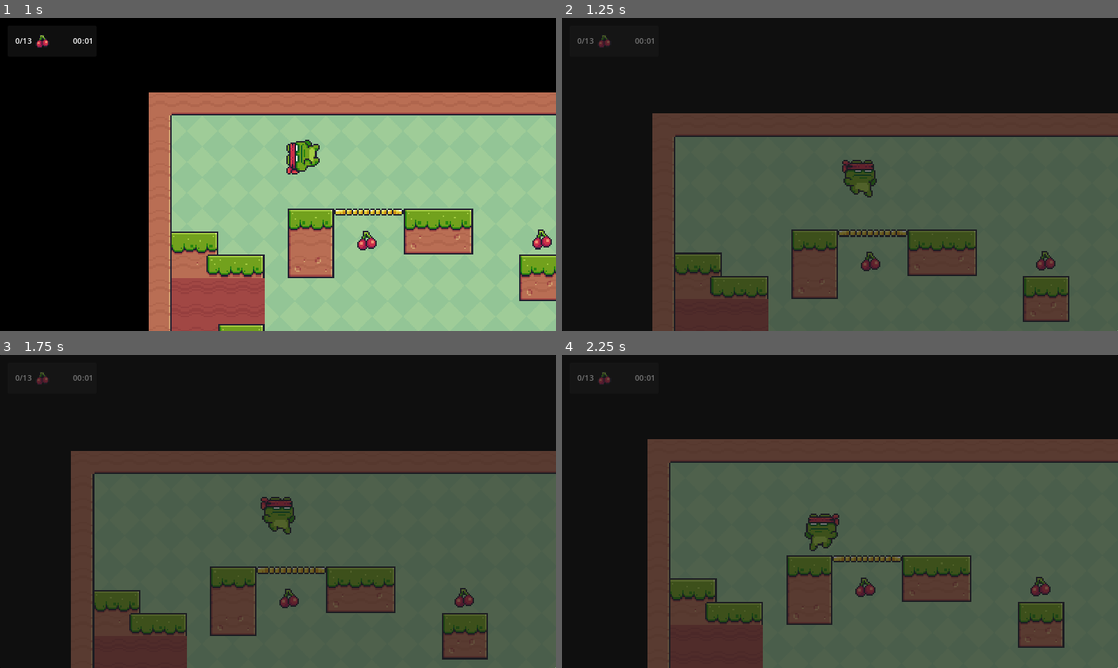
Above: before the commit, frames 1-4 (two rows, left to right).
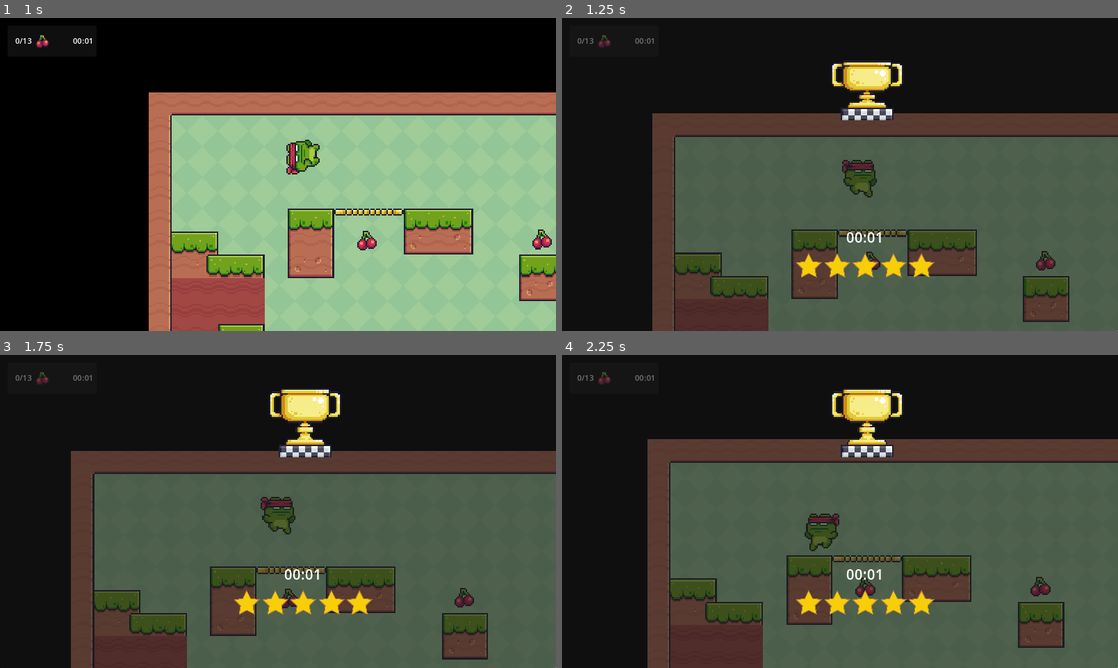
Above: after the commit, the same moments.

Repository: jvgpinheiro/2d-platform-game
Game: Godot game, scene res://main.tscn
Two runs of this game, one before a commit and one after it. Both use one fixed random seed, a clock stepped at 60 frames per second and the inputs below.
Inputs:
- Up to frame 1 (1 s): hold Right (right) from 0.53 s (still down); tap L (finish_scene) at 0.6 s; tap Up (jump) at 0.77 s
- Up to frame 2 (1.25 s): keep holding Right (right)
- Up to frame 3 (1.75 s): keep holding Right (right); tap L (finish_scene) at 1.35 s; tap Up (jump) at 1.52 s
- Up to frame 4 (2.25 s): tap Enter at 2 s; release Right (right) at 2.03 s; hold Left (left) from 2.03 s (still down); tap O (resume) at 2.1 s

Frame 1 is identical in both runs. In frame 2, 2.6% of the frame differs, in the area x 42-67%, y 13-83%; in frame 3, 2.8%, in the area x 42-67%, y 10-83%; in frame 4, 2.8%.

Commit message:
Implements finish scene screen

Diff:
--- a/game_manager.gd
+++ b/game_manager.gd
@@ -112,16 +112,31 @@
 	if isFinished:
 		return
 	var accumlated_time_elapsed = total_time_elapsed
+	var stars_rating = get_scene_star_rating()
 	var result = {
-		max_points: max_points,
-		points: points,
-		scene_time_elapsed: scene_time_elapsed,
-		accumlated_time_elapsed: total_time_elapsed,
+		"max_points": max_points,
+		"points": points,
+		"scene_time_elapsed": scene_time_elapsed,
+		"accumlated_time_elapsed": total_time_elapsed,
+		"stars_rating": stars_rating,
 	}
 	finished_scenes_results.push_back(result)
 	#Scene finish delayed timer
 	finished_scene_timer.start()
 	finish_game()
+
+
+func get_scene_star_rating():
+	var safe_time = round(scene_time_elapsed)
+	if safe_time <= 21:
+		return 5
+	if safe_time <= 27:
+		return 4
+	if safe_time <= 35:
+		return 3
+	if safe_time <= 48:
+		return 2
+	return 1
 
 
 func finish_game():
--- a/main.tscn
+++ b/main.tscn
@@ -9,6 +9,11 @@
 [ext_resource type="Script" path="res://game_manager.gd" id="5_as1b3"]
 [ext_resource type="PackedScene" uid="uid://i12jx2k7s6ho" path="res://scenes/score_panel.tscn" id="8_nnb78"]
 [ext_resource type="Script" path="res://scenes/game_over_panel.gd" id="9_oiqgk"]
+[ext_resource type="Texture2D" uid="uid://qucedk217bit" path="res://End (Idle).png" id="10_inq2y"]
+[ext_resource type="Script" path="res://scenes/trophy.gd" id="10_l5y1e"]
+[ext_resource type="Texture2D" uid="uid://cse8d1huypnc8" path="res://End (Pressed) (64x64).png" id="11_g03sq"]
+[ext_resource type="Script" path="res://scenes/rating.gd" id="13_csvju"]
+[ext_resource type="Texture2D" uid="uid://xgg7txt1salr" path="res://Five Stars.png" id="14_f0jht"]
 
 [sub_resource type="GDScript" id="GDScript_foxnp"]
 script/source = "extends Node
@@ -774,6 +779,82 @@
 physics_layer_1/collision_layer = 1
 sources/0 = SubResource("TileSetAtlasSource_xy4ks")
 
+[sub_resource type="AtlasTexture" id="AtlasTexture_0aamw"]
+atlas = ExtResource("11_g03sq")
+region = Rect2(0, 0, 64, 64)
+
+[sub_resource type="AtlasTexture" id="AtlasTexture_km8bv"]
+atlas = ExtResource("11_g03sq")
+region = Rect2(64, 0, 64, 64)
+
+[sub_resource type="AtlasTexture" id="AtlasTexture_nphif"]
+atlas = ExtResource("11_g03sq")
+region = Rect2(128, 0, 64, 64)
+
+[sub_resource type="AtlasTexture" id="AtlasTexture_7a2tp"]
+atlas = ExtResource("11_g03sq")
+region = Rect2(192, 0, 64, 64)
+
+[sub_resource type="AtlasTexture" id="AtlasTexture_fbyo3"]
+atlas = ExtResource("11_g03sq")
+region = Rect2(256, 0, 64, 64)
+
+[sub_resource type="AtlasTexture" id="AtlasTexture_aq5oo"]
+atlas = ExtResource("11_g03sq")
+region = Rect2(320, 0, 64, 64)
+
+[sub_resource type="AtlasTexture" id="AtlasTexture_sqmeb"]
+atlas = ExtResource("11_g03sq")
+region = Rect2(384, 0, 64, 64)
+
+[sub_resource type="AtlasTexture" id="AtlasTexture_14351"]
+atlas = ExtResource("11_g03sq")
+region = Rect2(448, 0, 64, 64)
+
+[sub_resource type="AtlasTexture" id="AtlasTexture_ofotg"]
+atlas = ExtResource("10_inq2y")
+region = Rect2(0, 0, 64, 64)
+
+[sub_resource type="SpriteFrames" id="SpriteFrames_2v6qo"]
+animations = [{
+"frames": [{
+"duration": 1.0,
+"texture": SubResource("AtlasTexture_0aamw")
+}, {
+"duration": 1.0,
+"texture": SubResource("AtlasTexture_km8bv")
+}, {
+"duration": 1.0,
+"texture": SubResource("AtlasTexture_nphif")
+}, {
+"duration": 1.0,
+"texture": SubResource("AtlasTexture_7a2tp")
+}, {
+"duration": 1.0,
+"texture": SubResource("AtlasTexture_fbyo3")
+}, {
+"duration": 1.0,
+"texture": SubResource("AtlasTexture_aq5oo")
+}, {
+"duration": 1.0,
+"texture": SubResource("AtlasTexture_sqmeb")
+}, {
+"duration": 1.0,
+"texture": SubResource("AtlasTexture_14351")
+}],
+"loop": true,
+"name": &"complete",
+"speed": 10.0
+}, {
+"frames": [{
+"duration": 1.0,
+"texture": SubResource("AtlasTexture_ofotg")
+}],
+"loop": true,
+"name": &"idle",
+"speed": 20.0
+}]
+
 [node name="Node" type="Node"]
 
 [node name="GameManager" type="Node" parent="."]
@@ -877,6 +958,38 @@
 grow_vertical = 2
 script = ExtResource("9_oiqgk")
 
+[node name="Trophy" type="Node2D" parent="UI/GameOverPanel"]
+position = Vector2(632, 140)
+script = ExtResource("10_l5y1e")
+
+[node name="AnimatedSprite2D" type="AnimatedSprite2D" parent="UI/GameOverPanel/Trophy"]
+position = Vector2(0, -32)
+scale = Vector2(3.25, 3.25)
+sprite_frames = SubResource("SpriteFrames_2v6qo")
+animation = &"complete"
+frame_progress = 0.579719
+
+[node name="Rating" type="Node2D" parent="UI/GameOverPanel"]
+position = Vector2(628, 480)
+script = ExtResource("13_csvju")
+
+[node name="Sprite2D" type="Sprite2D" parent="UI/GameOverPanel/Rating"]
+position = Vector2(0, 32)
+scale = Vector2(0.150146, 0.150146)
+texture = ExtResource("14_f0jht")
+
+[node name="Label" type="Label" parent="UI/GameOverPanel/Rating"]
+offset_left = -48.0
+offset_top = -48.0
+offset_right = 48.0
+offset_bottom = -6.0
+size_flags_horizontal = 6
+size_flags_vertical = 0
+theme_override_font_sizes/font_size = 30
+text = "00:00"
+horizontal_alignment = 1
+vertical_alignment = 1
+
 [connection signal="on_max_points_changed" from="GameManager" to="UI/ScorePanel" method="_on_game_manager_on_max_points_changed"]
 [connection signal="on_points_changed" from="GameManager" to="UI/ScorePanel" method="_on_game_manager_on_points_changed"]
 [connection signal="on_scene_time_elapsed_change" from="GameManager" to="UI/ScorePanel" method="_on_game_manager_on_scene_time_elapsed_change"]
@@ -884,5 +997,7 @@
 [connection signal="paused" from="GameManager" to="Main Scene/FrogMC" method="_on_game_manager_paused"]
 [connection signal="resumed" from="GameManager" to="Main Scene/FrogMC" method="_on_game_manager_resumed"]
 [connection signal="scene_finished" from="GameManager" to="UI/GameOverPanel" method="_on_game_manager_scene_finished"]
+[connection signal="scene_finished" from="GameManager" to="UI/GameOverPanel/Trophy" method="_on_game_manager_scene_finished"]
+[connection signal="scene_finished" from="GameManager" to="UI/GameOverPanel/Rating" method="_on_game_manager_scene_finished"]
 [connection signal="timeout" from="GameManager/FinishedSceneTimer" to="GameManager" method="_on_finished_scene_timer_timeout"]
 [connection signal="timeout" from="GameManager/FinishedGameTimer" to="GameManager" method="_on_finished_game_timer_timeout"]
--- /dev/null
+++ b/scenes/rating.gd
@@ -0,0 +1,19 @@
+extends Node2D
+
+@onready var sprite_2d = $Sprite2D
+@onready var label = $Label
+@onready var game_manager = %GameManager
+
+const rating_img_path_dictionary = {
+	1: "res://One Star.png",
+	2: "res://Two Stars.png",
+	3: "res://Three Stars.png",
+	4: "res://Four Stars.png",
+	5: "res://Five Stars.png",
+}
+
+
+func _on_game_manager_scene_finished(result):
+	var path = rating_img_path_dictionary[result.stars_rating]
+	sprite_2d.texture = load(path)
+	label.text = game_manager.get_formatted_scene_time_elapsed()
--- /dev/null
+++ b/scenes/trophy.gd
@@ -0,0 +1,15 @@
+extends Node2D
+
+@onready var sprite_2d =  $AnimatedSprite2D
+
+var animation_name = 'idle'
+
+
+func _process(delta):
+	if animation_name and sprite_2d.frame == 7:
+		animation_name = 'idle'
+	sprite_2d.play(animation_name)
+
+
+func _on_game_manager_scene_finished(result):
+	animation_name = 'complete'
Binary file added: End (Idle).png
Not shown, added: End (Idle).png.import
Binary file added: End (Pressed) (64x64).png
Not shown, added: End (Pressed) (64x64).png.import
Binary file added: Five Stars.png
Not shown, added: Five Stars.png.import
Binary file added: Four Stars.png
Not shown, added: Four Stars.png.import
Binary file added: One Star.png
Not shown, added: One Star.png.import
Binary file added: Three Stars.png
Not shown, added: Three Stars.png.import
(and 3 more such lines)
